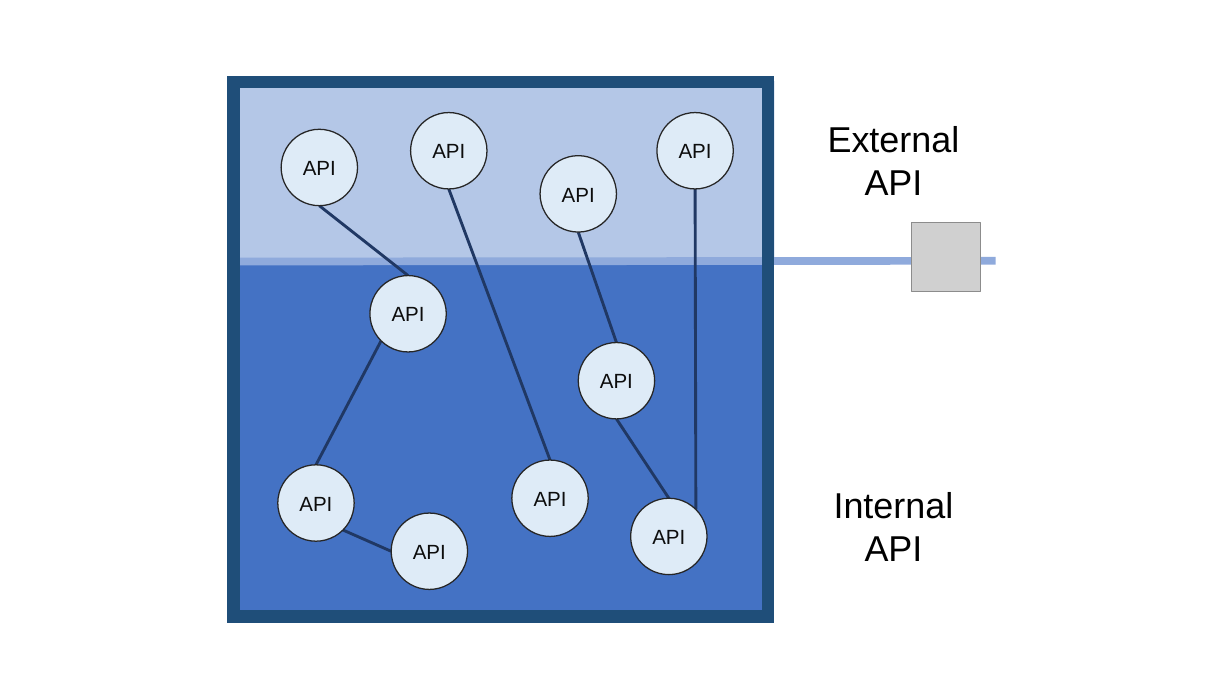
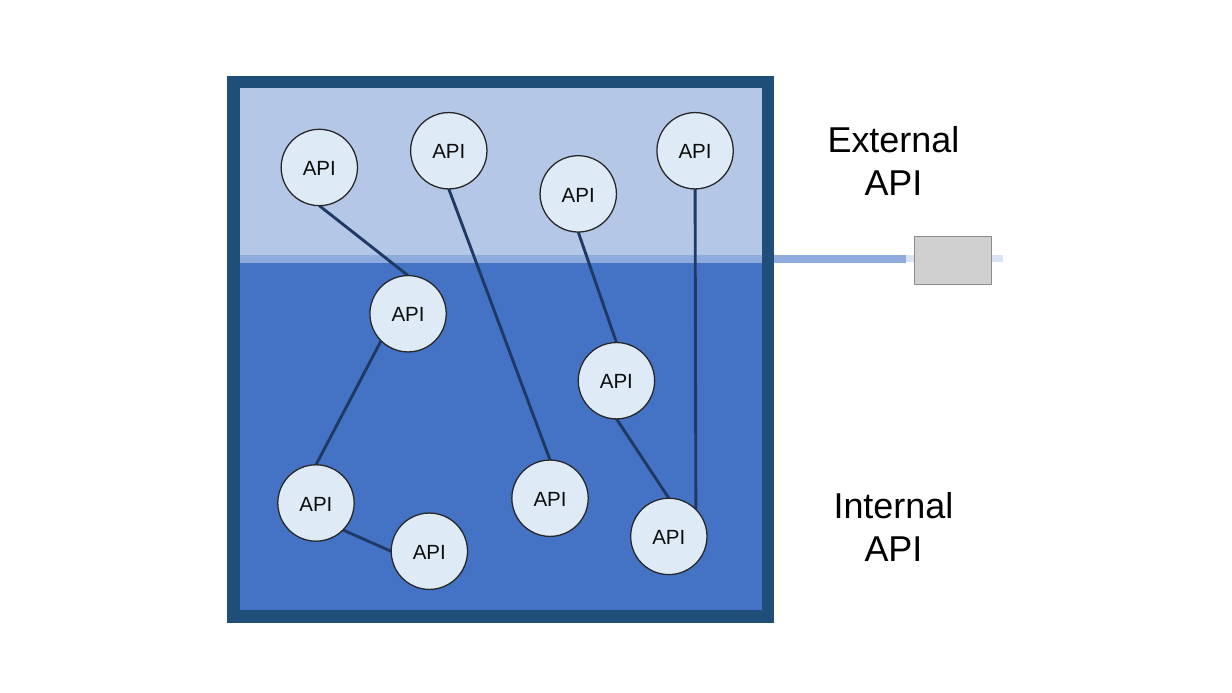
Before and after one commit to dret/lectures, a slide deck: slide 1 of nginx-2019/img/api-internal-external.pptx. Drawn at 1232x693 pixels with LibreOffice and Linux fonts; fonts in the diff are those of the drawing; grey boxes stand for pictures. Boxes give left, top, right and bottom in pixels: in the first picture for what was removed or moved away, otherwise in the second. Text is boxed around its words. In the diff, an @@ line names an element or a change of style, - is before the commit and + after.

```diff
--- a/nginx-2019/img/api-internal-external.pptx
+++ b/nginx-2019/img/api-internal-external.pptx
@@ picture: place and size @@
-picture at (911,223,980,291)
+picture at (915,237,992,285)
@@ line moved from (229, 262) - (995, 261) to (228, 259) - (906, 259) @@
@@ line added from (1003, 259) to (904, 259), #DAE3F3 6 pt @@
```
Also in this commit, not shown: 2 other files.
